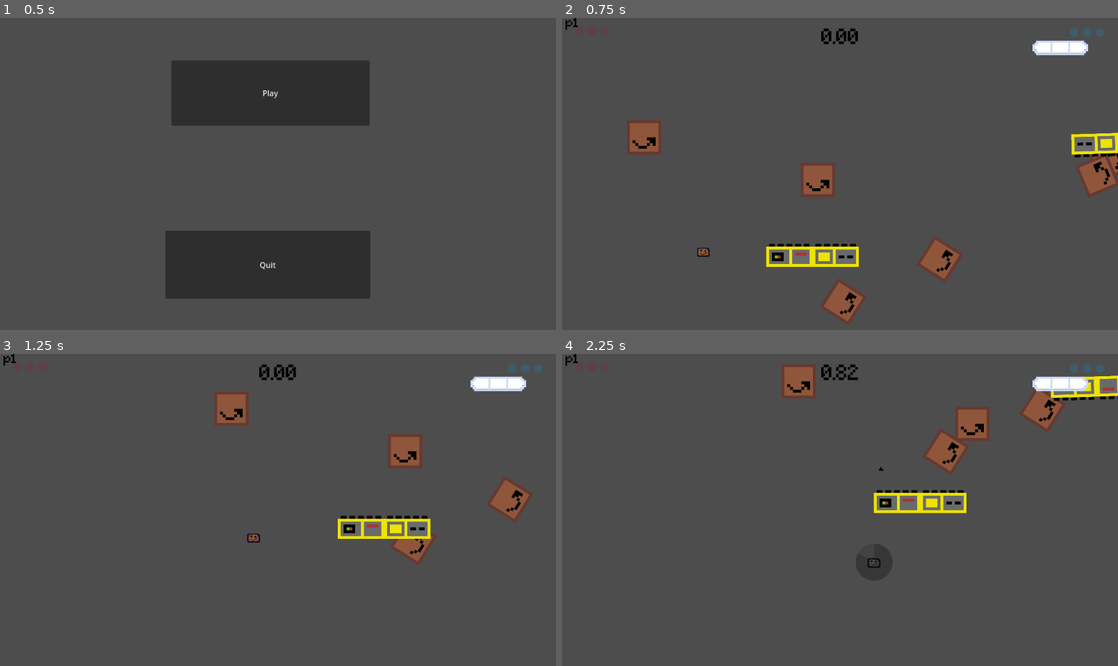
Above: before the commit, frames 1-4 (two rows, left to right).
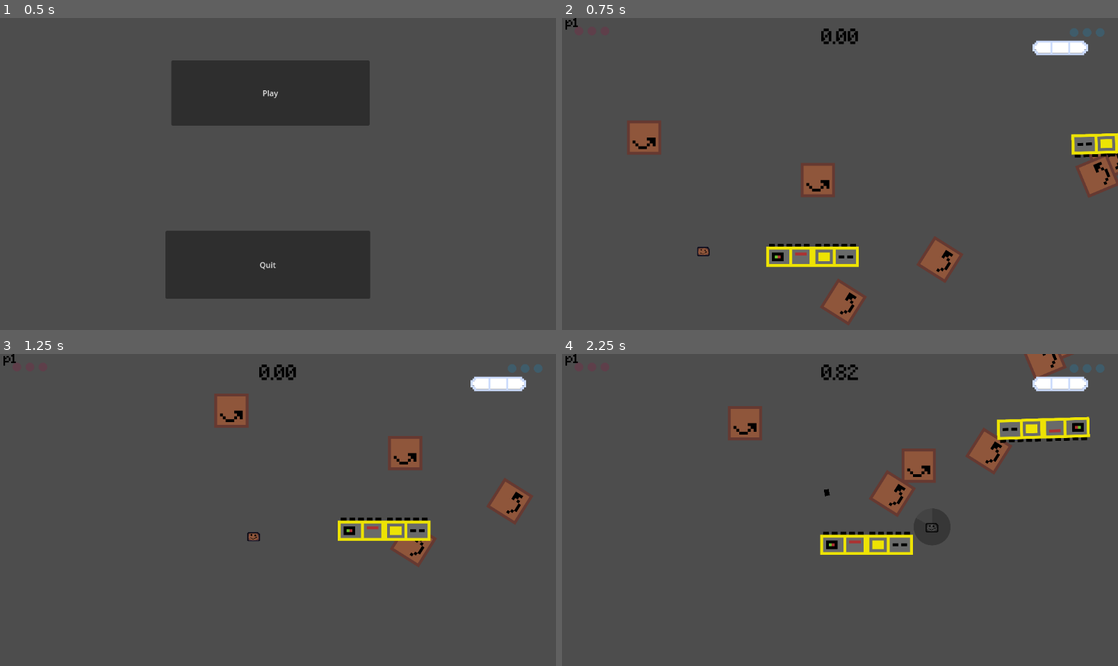
Above: after the commit, the same moments.

Repository: huhaochen06/Crayon-Box-Tournament
Game: Godot game, scene res://main.tscn
Same seed, same stepped clock (60 frames per second), same inputs: the game is played once before the commit and once after it.
Inputs (mouse positions are in pixels of both pictures, inside the frame that each line leads up to):
- Up to frame 1 (0.5 s): no input
- Up to frame 2 (0.75 s): click "Play" at 0.5 s
- Up to frame 3 (1.25 s): no input
- Up to frame 4 (2.25 s): tap Enter (ui_accept) at 1.25, 1.52, 1.82 s; move the mouse to (962, 494) at 1.27 s; hold Right (ui_right) from 1.28 s (still down); tap K (ability) at 1.35 s; click (962, 494) at 1.42 s; tap J (dash) at 1.55, 2.1 s; move the mouse to (728, 525) at 2.02 s

Frame 1 is identical in both runs. In frame 2, 0.2% of the frame differs, in the area x 12-100%, y 36-96%; in frame 3, 1.4%; in frame 4, 9.2%, in the area x 29-100%, y 0-69%.

Commit message:
fae

Diff:
--- a/global/game.gd
+++ b/global/game.gd
@@ -10,8 +10,9 @@
         "speed": 550,
         "phase_duration": 0.5,
         "phase_cooldown": 5.0,
-        "dash_speed": 750.0,
-        "dash_duration": 0.2
+        "dash_speed": 1200.0,
+        "dash_duration": 0.1,
+        "dash_cooldown": 0.5
     },
     "p2": {
         "color": Color(1, 0, 0),
@@ -20,8 +21,9 @@
         "speed": 550,
         "phase_duration": 0.5,
         "phase_cooldown": 5.0,
-        "dash_speed": 750.0,
-        "dash_duration": 0.2
+        "dash_speed": 1200.0,
+        "dash_duration": 0.1,
+        "dash_cooldown": 0.5
     }
 }
 
--- a/player/box/box.gd
+++ b/player/box/box.gd
@@ -1,13 +1,8 @@
 extends CharacterBody2D
-
-# var NORMAL_SPEED = Game.defaults[Game.current_player].speed
-# const JUMP_VELOCITY = -400.0
-# const WALL_JUMP_VELOCITY = -800 # New constant for wall jump velocity
-# const WALL_SLIDE_SPEED = 6000 # New constant for wall slide speed
 
 var DASH_SPEED = Game.defaults[Game.current_player].dash_speed
 var DASH_DURATION = Game.defaults[Game.current_player].dash_duration
-const DASH_COOLDOWN = 0.5
+var DASH_COOLDOWN = Game.defaults[Game.current_player].dash_cooldown
 
 var PHASE_DURATION = Game.defaults[Game.current_player].phase_duration
 var PHASE_COOLDOWN = Game.defaults[Game.current_player].phase_cooldown
@@ -26,75 +21,6 @@
     # Set size to box_size
     self.scale = box_size
 
-# func _physics_process(delta):
-#     is_touching_wall = is_on_wall() # Check if the character is touching a wall
-
-#     if dash_timer.time_left > 0:
-#         velocity = dash_direction * DASH_SPEED
-#     else:
-#         if is_on_floor():
-#             if dash_cooldown_timer.time_left <= 0:
-#                 $Sprite.texture = load("res://player/box/assets/box-normal.png")
-#                 can_dash = true
-#         else:
-#             if is_touching_wall: # If the character is touching a wall
-#                 if Input.is_action_just_pressed("ui_accept"): # And the jump button is pressed
-#                     # get the normal of the wall and multiply it by the wall jump velocity
-#                     dash_timer.start(DASH_DURATION)
-#                     var player_direction
-#                     if $Sprite.flip_h:
-#                         player_direction = 1
-#                     else:
-#                         player_direction = -1
-#                     dash_direction = Vector2(player_direction, - 1).normalized() / 2
-#                 else:
-
-#                     if get_slide_collision(0).get_normal().x > 0: # If the character is touching a wall on the right
-#                         if Input.is_action_pressed("ui_left"): # And the left button is pressed
-#                             velocity.y = WALL_SLIDE_SPEED * delta # Slide down the wall
-#                         else:
-#                             velocity.y += gravity * delta
-#                     else:
-#                         if Input.is_action_pressed("ui_right"): # If the character is touching a wall on the left
-#                             velocity.y = WALL_SLIDE_SPEED * delta # Slide down the wall
-#                         else:
-#                             velocity.y += gravity * delta
-#             else:
-#                 velocity.y += gravity * delta
-
-#         var direction = Input.get_axis("ui_left", "ui_right")
-#         if direction:
-#             $Sprite.flip_h = direction < 0
-#             velocity.x = direction * NORMAL_SPEED
-#         else:
-#             velocity.x = move_toward(velocity.x, 0, NORMAL_SPEED)
-
-#         # Handle jump.
-#         if Input.is_action_just_pressed("ui_accept") and is_on_floor():
-#             velocity.y = JUMP_VELOCITY
-
-#         # Handle dash.
-#         if Input.is_action_just_pressed("dash"):
-#             if can_dash:
-#                 dash_timer.start(DASH_DURATION)
-#                 dash_cooldown_timer.start(DASH_COOLDOWN)
-#                 $Sprite.texture = load("res://player/box/assets/box-bw.png")
-#                 can_dash = false
-#                 dash_direction = get_direction_from_input()
-
-#         # Handle phase.
-#         if Input.is_action_just_pressed("ability"):
-#             if can_phase:
-#                 phase_timer.start(PHASE_DURATION)
-#                 phase_cooldown_timer.start(PHASE_COOLDOWN)
-#                 # Change opacity of the character
-#                 $Sprite.modulate.a = 0.5
-#                 # change collision layer
-#                 set_collision_mask_value(2, false)
-#                 can_phase = false
-
-#     move_and_slide()
-
 func _on_dash_timer_timeout():
     velocity = lerp(velocity, Vector2(), 0.5)
 
@@ -106,7 +32,7 @@
     can_phase = true
 
 var SPEED = Game.defaults[Game.current_player].speed
-const JUMP_POWER = -800
+const JUMP_POWER = -1500
 
 const ACCELERATION = 50
 const FRICTION = 70
@@ -152,8 +78,6 @@
     var input_dir = Vector2.ZERO
 
     input_dir.x = Input.get_axis("ui_left", "ui_right")
-    input_dir.y = Input.get_axis("ui_up", "ui_down")
-    input_dir = input_dir.normalized()
     return input_dir
 
 func phase():
@@ -198,11 +122,12 @@
         if is_on_floor():
             velocity.y = JUMP_POWER
     else:
-        velocity.y += gravity
+        if is_on_wall_only():
+            velocity.y += 50
+        else:
+            velocity.y += gravity
 
 func wall_jump():
-    if is_on_wall_only():
-        velocity.y -= 30
     if Input.is_action_just_pressed("ui_accept"):
         if is_on_wall():
             velocity.y = JUMP_POWER
